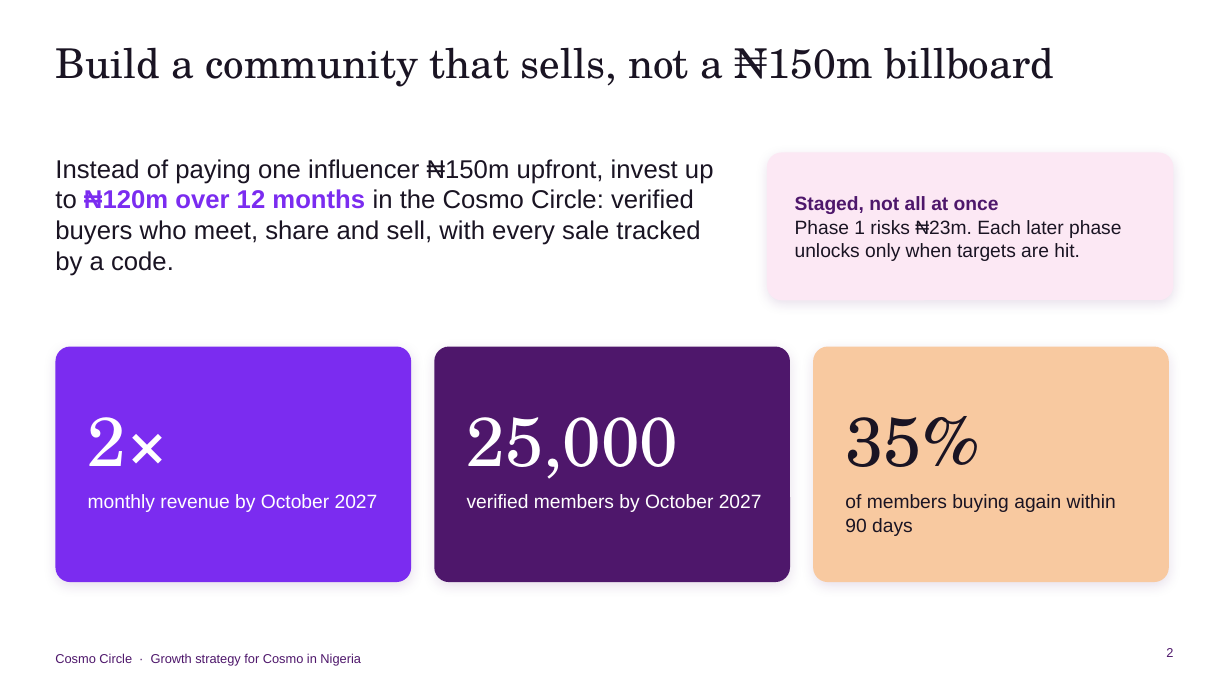
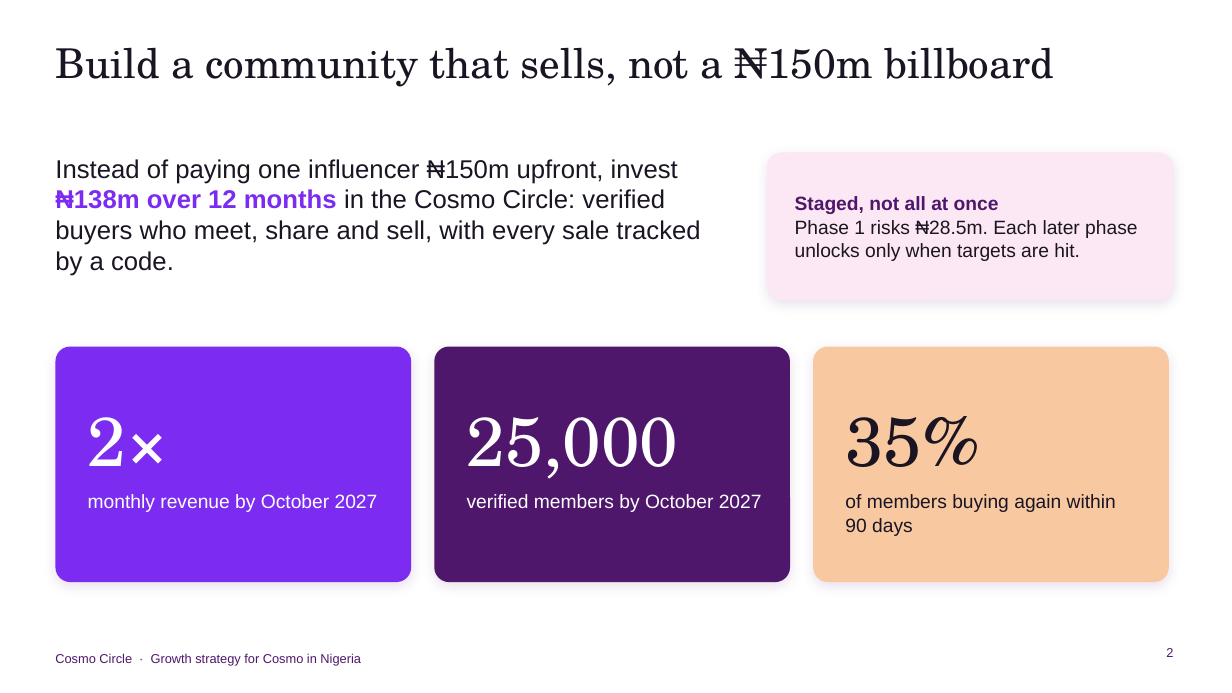
Before and after one commit to mobkilishi/mobkilishi, a slide deck: slide 2 of cosmo/Cosmo_Circle_Strategy.pptx. Drawn at 1232x693 pixels with LibreOffice and Linux fonts; fonts in the diff are those of the drawing. Boxes give left, top, right and bottom in pixels: in the first picture for what was removed or moved away, otherwise in the second. Text is boxed around its words. In the diff, an @@ line names an element or a change of style, - is before the commit and + after.

```diff
--- a/cosmo/Cosmo_Circle_Strategy.pptx
+++ b/cosmo/Cosmo_Circle_Strategy.pptx
@@ text at box(55, 159, 700, 276): text changed @@
-Instead of paying one influencer ₦150m upfront, invest up to ₦120m over 12 months in the Cosmo Circle: verified buyers who meet, share and sell, with every sale tracked by a code.
+Instead of paying one influencer ₦150m upfront, invest ₦138m over 12 months in the Cosmo Circle: verified buyers who meet, share and sell, with every sale tracked by a code.
@@ text at box(795, 220, 1137, 261): text changed @@
-Phase 1 risks ₦23m. Each later phase unlocks only when targets are hit.
+Phase 1 risks ₦28.5m. Each later phase unlocks only when targets are hit.
```
Also in this commit, not shown: 3 other slides changed, 1 slide added, 7 other files.
